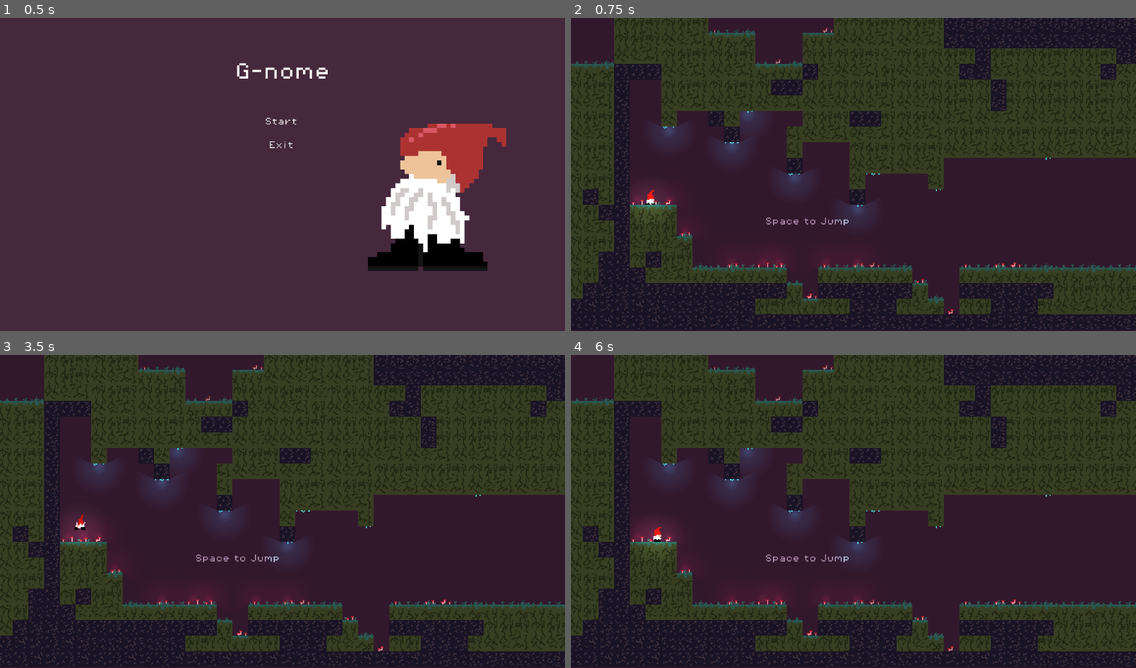
Above: before the commit, frames 1-4 (two rows, left to right).
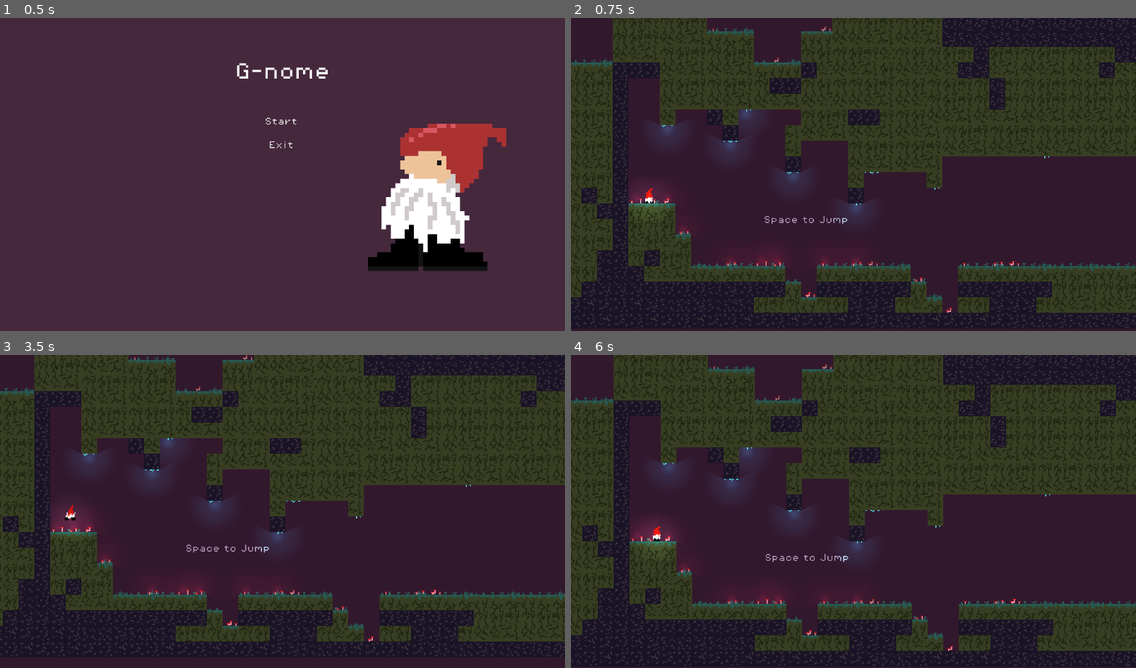
Above: after the commit, the same moments.

Repository: Greenbeansoup/GnomeGame
Game: Godot game, scene res://scenes/MainMenu.tscn
Same seed, same stepped clock (60 frames per second), same inputs: the game is played once before the commit and once after it.
Inputs:
- Up to frame 1 (0.5 s): no input
- Up to frame 2 (0.75 s): click "Start" at 0.5 s
- Up to frame 3 (3.5 s): tap Enter at 1.25 s; hold Right (right) 1.28-2.78 s; tap X (dig) at 1.35 s; tap Space (jump) at 1.52, 2.27, 2.75 s; tap E (explode) at 2.1 s; hold Left (left) from 2.78 s (still down); hold Shift (sprint) from 2.78 s (still down)
- Up to frame 4 (6 s): release Left (left) at 3.53 s; release Shift (sprint) at 3.53 s; hold Right (right) 3.53-5.03 s; tap X (dig) at 3.6, 5.85 s; tap Space (jump) at 3.77, 4.52, 5.27 s; tap E (explode) at 4.35 s; tap Enter at 5 s; hold Left (left) 5.03-5.78 s; tap Shift (sprint) at 5.1 s; hold Right (right) from 5.78 s (still down)

Frame 1 is identical in both runs. In frame 2, 7.9% of the frame differs, in the area x 0-100%, y 0-100%; in frame 3, 24%; in frame 4, 3.7%.

Commit message:
Actual camera update

Diff:
--- a/scenes/game.tscn
+++ b/scenes/game.tscn
@@ -23,7 +23,7 @@
 color = Color(0.72759295, 0.5936862, 0.73051393, 1)
 
 [node name="Camera2D" type="Camera2D" parent="." unique_id=794331030]
-position = Vector2(-1101, -95)
+position = Vector2(-1091, -85)
 zoom = Vector2(2, 2)
 position_smoothing_enabled = true
 position_smoothing_speed = 12.0
